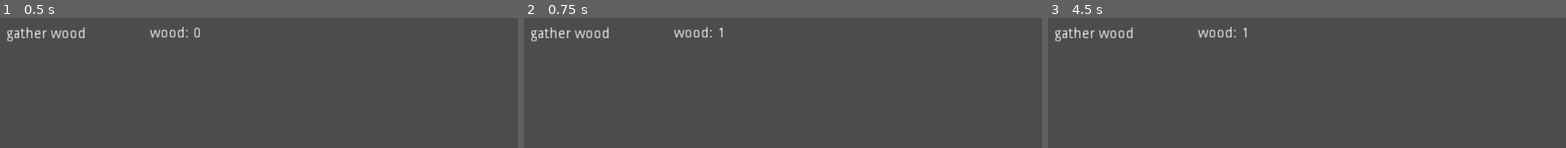
Above: before the commit, frames 1-3 (left to right).
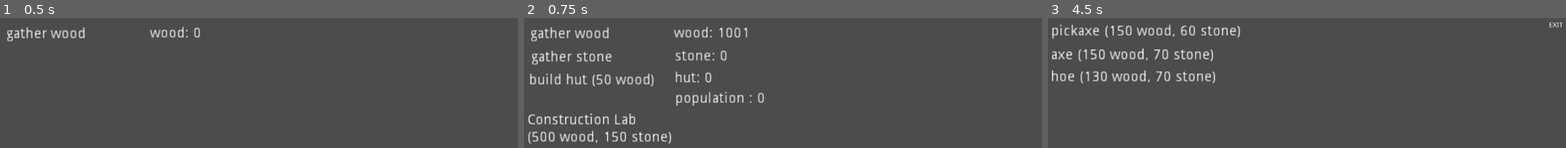
Above: after the commit, the same moments.

Repository: JacoDepa/From-the-Origin
Game: Godot game, scene res://Home.tscn
Two runs of this game, one before a commit and one after it. Both use one fixed random seed, a clock stepped at 60 frames per second and the inputs below.
Inputs (mouse positions are in pixels of both pictures, inside the frame that each line leads up to):
- Up to frame 1 (0.5 s): no input
- Up to frame 2 (0.75 s): tap Enter at 0.5 s; move the mouse to (570, 34) at 0.52 s; click (570, 34) at 0.67 s
- Up to frame 3 (4.5 s): tap Space at 1.25, 2.75, 4.25 s; move the mouse to (outside the picture) at 1.27 s; click (outside the picture) at 1.42 s; tap Enter at 2, 3.5 s; move the mouse to (1358, 102) at 2.02 s; click (1358, 102) at 2.17 s; move the mouse to (outside the picture) at 2.77 s; click (outside the picture) at 2.92 s; move the mouse to (outside the picture) at 3.52 s; click (outside the picture) at 3.67 s; move the mouse to (1146, 124) at 4.27 s; click (1146, 124) at 4.42 s

Frame 1 is identical in both runs. In frame 2, 4.3% of the frame differs, in the area x 0-47%, y 7-97%; in frame 3, 3.7%.

Commit message:
added axe and hoe and upgrades to works after buying them

Diff:
--- a/Home.tscn
+++ b/Home.tscn
@@ -29,6 +29,9 @@
 
 [sub_resource type="RectangleShape2D" id=10]
 extents = Vector2( 15.2433, 10 )
+
+[sub_resource type="RectangleShape2D" id=11]
+extents = Vector2( 163.224, 13.8292 )
 
 [node name="Node" type="Node"]
 script = ExtResource( 1 )
@@ -343,6 +346,46 @@
 margin_right = 24.9478
 margin_bottom = 7.72823
 text = "EXIT"
+
+[node name="buy_axe" type="Area2D" parent="."]
+editor/display_folded = true
+visible = false
+position = Vector2( 144.625, 75.6294 )
+__meta__ = {
+"_edit_group_": true
+}
+
+[node name="CollisionShape2D" type="CollisionShape2D" parent="buy_axe"]
+position = Vector2( 31.844, -1.32683 )
+shape = SubResource( 11 )
+
+[node name="Label" type="Label" parent="buy_axe"]
+margin_left = -129.366
+margin_top = -15.2586
+margin_right = 30.6339
+margin_bottom = -1.25856
+rect_scale = Vector2( 2, 2 )
+text = "axe (150 wood, 70 stone)"
+
+[node name="buy_hoe" type="Area2D" parent="."]
+editor/display_folded = true
+visible = false
+position = Vector2( 144.625, 118.751 )
+__meta__ = {
+"_edit_group_": true
+}
+
+[node name="CollisionShape2D" type="CollisionShape2D" parent="buy_hoe"]
+position = Vector2( 31.844, -1.32683 )
+shape = SubResource( 11 )
+
+[node name="Label" type="Label" parent="buy_hoe"]
+margin_left = -129.366
+margin_top = -15.2586
+margin_right = 30.6339
+margin_bottom = -1.25856
+rect_scale = Vector2( 2, 2 )
+text = "hoe (130 wood, 70 stone)"
 
 [connection signal="input_event" from="gather_wood" to="." method="_on_gather_wood_input_event"]
 [connection signal="input_event" from="gather_stone" to="." method="_on_gather_stone_input_event"]
@@ -359,3 +402,5 @@
 [connection signal="input_event" from="constructionLab" to="." method="_on_constructionLab_input_event"]
 [connection signal="input_event" from="buy_pickaxe" to="." method="_on_buy_pickaxe_input_event"]
 [connection signal="input_event" from="exit_constr_lab" to="." method="_on_exit_constr_lab_input_event"]
+[connection signal="input_event" from="buy_axe" to="." method="_on_buy_axe_input_event"]
+[connection signal="input_event" from="buy_hoe" to="." method="_on_buy_hoe_input_event"]
--- a/test.gd
+++ b/test.gd
@@ -4,8 +4,8 @@
 onready var hut = 0
 onready var pop = 0
 onready var food = 0
-onready var wood = 0
-onready var stone = 0
+onready var wood = 1000
+onready var stone = 1000
 onready var nwood = 50
 onready var flag = 0
 onready var lumberjack = 0
@@ -65,6 +65,12 @@
 
 #items
 onready var pickaxe = get_node("buy_pickaxe")
+onready var axe = get_node("buy_axe")
+onready var hoe = get_node("buy_hoe")
+
+
+
+
 func _ready():
 
 	#auto gather wood timer
@@ -354,11 +360,17 @@
 func auto_gather_wood():
 	#auto gather 2 wood per lumberjack every 10 sec
 	if lumberjack >= 1:
-		if can_gather_wood == true:
+		if can_gather_wood == true and get_node("buy_axe/Label").text == str("axe (150 wood, 70 stone)"):
 			wood += (2*lumberjack)
 			can_gather_wood = false
 			timerWood.start()
 			num_wood.text = str("wood: ", wood)
+		elif can_gather_wood == true and get_node("buy_axe/Label").text == str("axe (bought)"):
+			wood += (3*lumberjack)
+			can_gather_wood = false
+			timerWood.start()
+			num_wood.text = str("wood: ", wood)
+
 		else:
 			pass
 	else:
@@ -388,11 +400,17 @@
 func auto_gather_food():
 	#auto gather 2 food per farmer every 10 sec
 	if farmer > 0:
-		if can_gather_food == true:
+		if can_gather_food == true and get_node("buy_hoe/Label").text == str("hoe (130 wood, 70 stone)"):
 			food += (2*farmer)
 			can_gather_food = false
 			timerFood.start()
 			num_food.text = str("food: ", food)
+		elif can_gather_food == true and get_node("buy_hoe/Label").text == str("hoe (bought)"):
+			food += (3*farmer)
+			can_gather_food = false
+			timerFood.start()
+			num_food.text = str("food: ", food)
+
 		else:
 			pass
 	else:
@@ -457,6 +475,7 @@
 	if get_node("constructionLab/Label").text == str("Construction Lab"):
 		if event is InputEvent:
 			if event.is_pressed():
+				#makes everything non visible
 				gather_food.visible = false
 				gather_stone.visible = false
 				gather_wood.visible = false
@@ -478,12 +497,17 @@
 				farmer_min.visible = false
 				farmer_plus.visible = false
 				construction_lab.visible = false
+				#makes items and exit visible
 				pickaxe.visible = true
+				axe.visible = true
+				hoe.visible = true
 				exit_constr_lab.visible = true
 
 	pass # Replace with function body.
 
 
+
+#buy pickaxe
 func _on_buy_pickaxe_input_event(viewport, event, shape_idx):
 	#buy pickaxe
 	if wood >= 150 and stone >= 60:
@@ -493,9 +517,13 @@
 	pass # Replace with function body.
 
 
+
+
+#exit construction lab
 func _on_exit_constr_lab_input_event(viewport, event, shape_idx):
 	if event is InputEvent:
 		if event.is_pressed():
+			#makes everything visible
 			gather_food.visible = true
 			gather_stone.visible = true
 			gather_wood.visible = true
@@ -517,6 +545,29 @@
 			farmer_min.visible = true
 			farmer_plus.visible = true
 			construction_lab.visible = true
+			#makes items and exit non visible
 			pickaxe.visible = false
+			axe.visible = false
+			hoe.visible = false
 			exit_constr_lab.visible = false
 	pass # Replace with function body.
+
+
+
+#buy axe
+func _on_buy_axe_input_event(viewport, event, shape_idx):
+	if wood >= 150 and stone >= 70:
+		if event is InputEvent:
+			if event.is_pressed():
+				get_node("buy_axe/Label").text = str("axe (bought)")
+	pass # Replace with function body.
+
+
+
+#buy hoe
+func _on_buy_hoe_input_event(viewport, event, shape_idx):
+	if wood >= 130 and stone >= 70:
+		if event is InputEvent:
+			if event.is_pressed():
+				get_node("buy_hoe/Label").text = str("hoe (bought)")
+	pass # Replace with function body.
Not shown: 1 places in Home.tscn that only renumber resources
